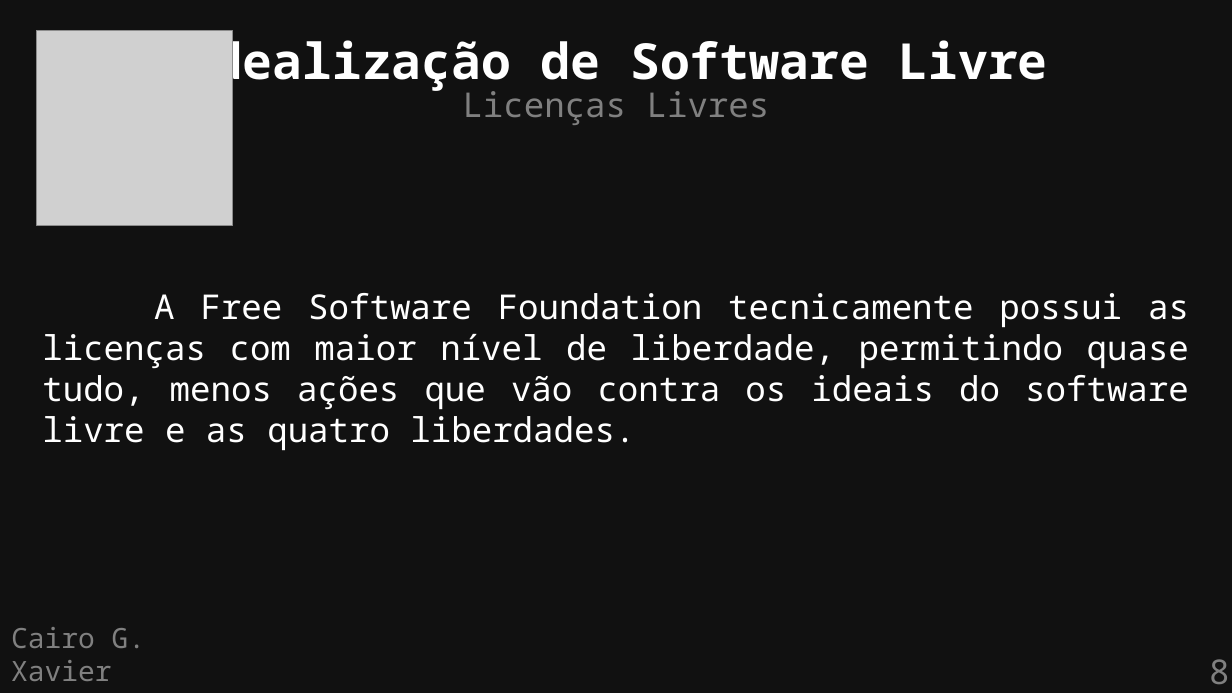
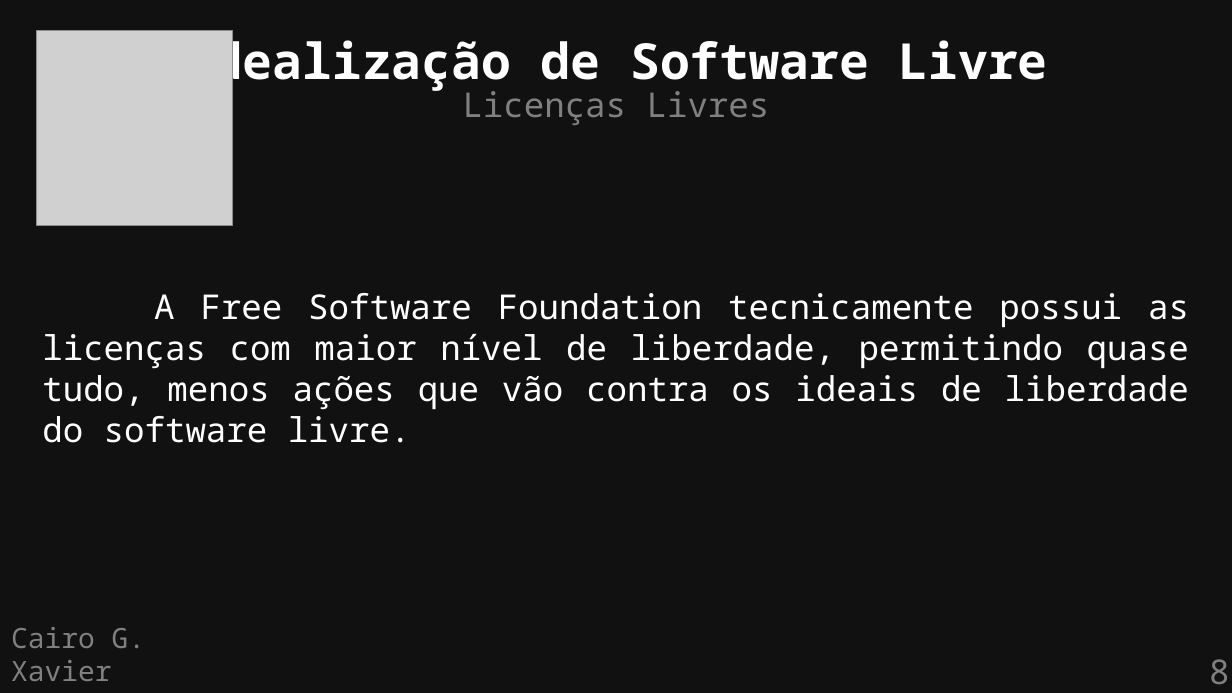
Before and after one commit to cairoGarcia/flisol-2026-ufmg, a slide deck: slide 8 of slides/definicao.odp. Drawn at 1232x693 pixels with LibreOffice and Linux fonts; fonts in the diff are those of the drawing; grey boxes stand for pictures. Boxes give left, top, right and bottom in pixels: in the first picture for what was removed or moved away, otherwise in the second. Text is boxed around its words. In the diff, an @@ line names an element or a change of style, - is before the commit and + after.

```diff
--- a/slides/definicao.odp
+++ b/slides/definicao.odp
@@ text at (42, 293, 1189, 443): text changed @@
-A Free Software Foundation tecnicamente possui as licenças com maior nível de liberdade, permitindo quase tudo, menos ações que vão contra os ideais do software livre e as quatro liberdades.
+A Free Software Foundation tecnicamente possui as licenças com maior nível de liberdade, permitindo quase tudo, menos ações que vão contra os ideais de liberdade do software livre.
```
Also in this commit, not shown: 9 other slides changed, 2 other files.
